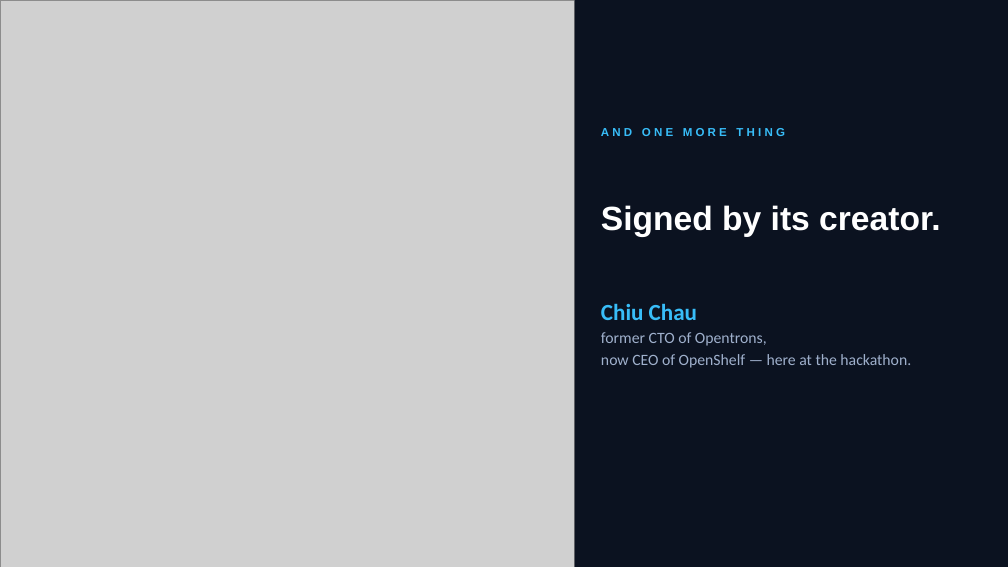
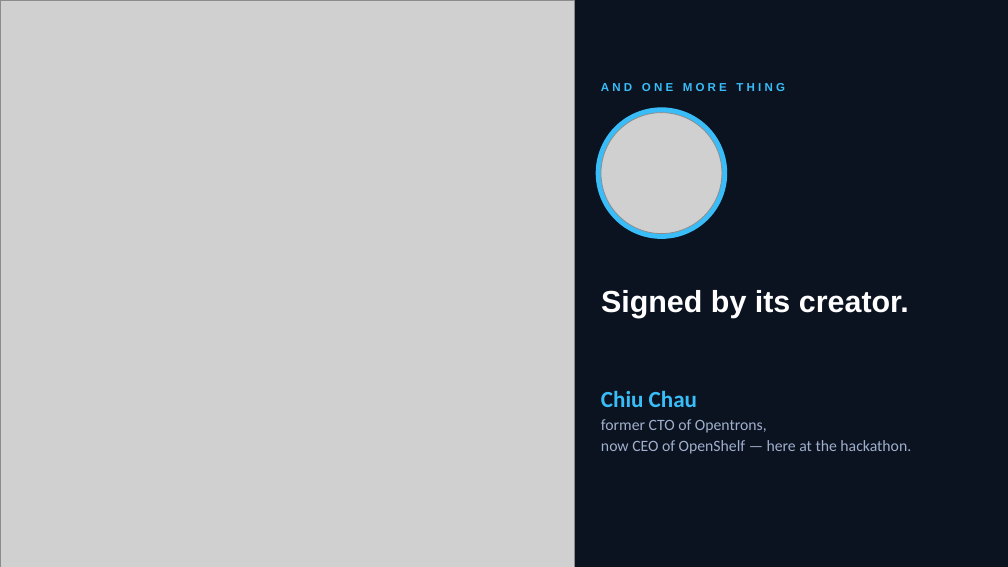
Before and after one commit to Lbromig/hackathon-zeon, a slide deck: slide 10 of TrackC-Pitch.pptx. Drawn at 1008x567 pixels with LibreOffice and Linux fonts; fonts in the diff are those of the drawing; grey boxes stand for pictures. Boxes give left, top, right and bottom in pixels: in the first picture for what was removed or moved away, otherwise in the second. Text is boxed around its words. In the diff, an @@ line names an element or a change of style, - is before the commit and + after.

Commit message:
Deck: fix team-slide framing, add creator profile pic on reveal

```diff
--- a/TrackC-Pitch.pptx
+++ b/TrackC-Pitch.pptx
@@ rectangle removed at bbox=[575, 0, 1008, 567] @@
@@ text "AND ONE MORE THING": place and size @@
-text "AND ONE MORE THING" at bbox=[601, 128, 785, 136]
+text "AND ONE MORE THING" at bbox=[601, 83, 785, 91]
@@ ellipse added at bbox=[596, 107, 727, 239], fill #38BDF8 @@
@@ picture added at bbox=[601, 113, 722, 234] @@
@@ text "Signed by its creator.": place and size @@
-text "Signed by its creator." at bbox=[601, 205, 940, 237]
+text "Signed by its creator." at bbox=[601, 290, 909, 318]
@@ text "Signed by its creator." at bbox=[601, 290, 909, 318]: size 32 to 29 pt @@
@@ text "Chiu Chau former CTO of ...": place and size @@
-text "Chiu Chau former CTO of ..." at bbox=[601, 303, 911, 368]
+text "Chiu Chau former CTO of ..." at bbox=[601, 390, 911, 454]
```
Also in this commit, not shown: 1 other slide changed.
